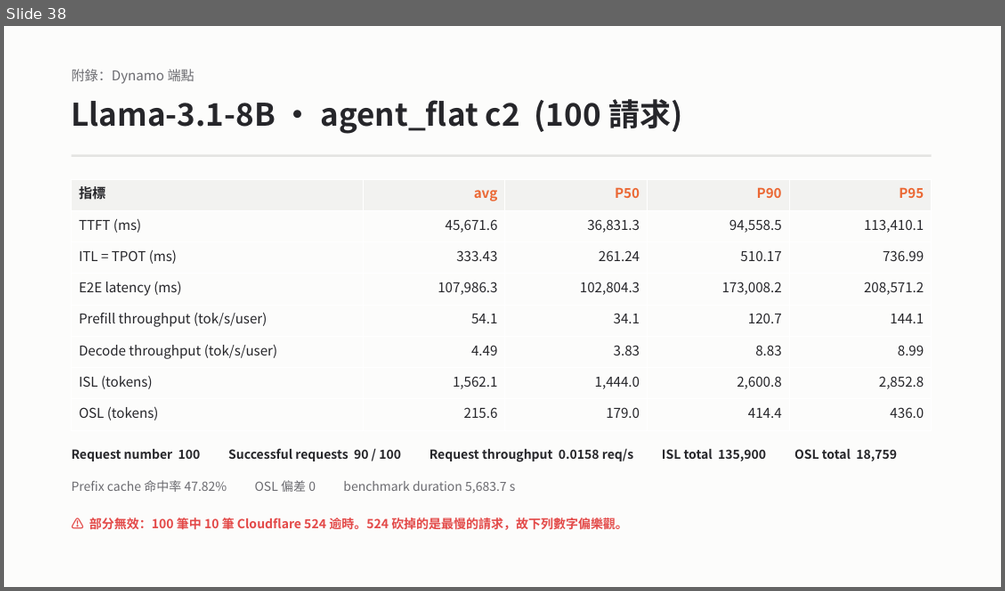
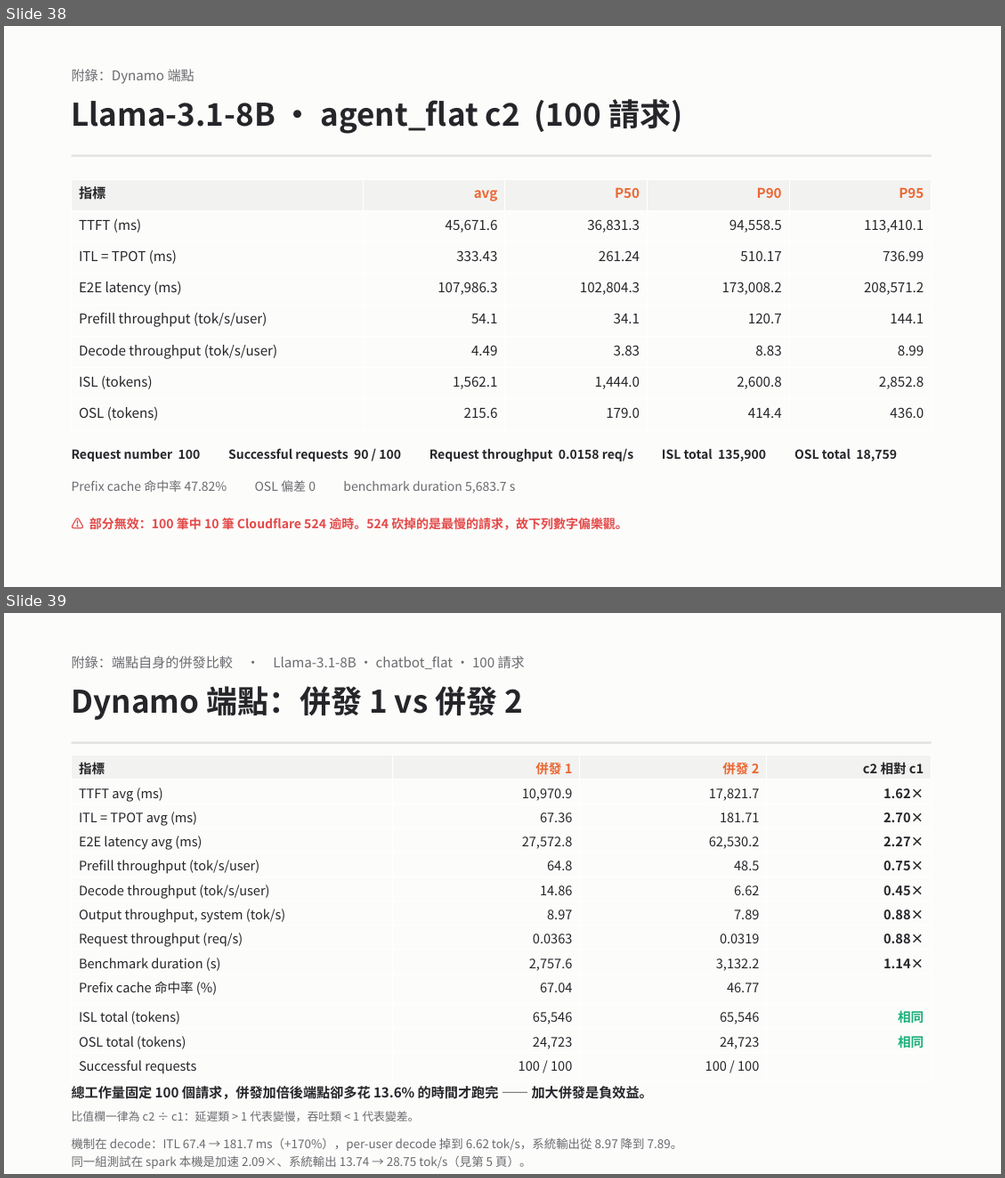
Before and after one commit to anud18/qwen36-vllm-aiperf-benchmark, a slide deck: results/nvfp4/optimumxt_findings.pptx. Shown one above the other, each under a label of ours: slide 38 before the commit, slides 38 and 39 after it. The pictures are 1005x591 and 1005x1178 pixels, drawn with LibreOffice and Linux fonts; fonts in the diff are those of the drawing. Boxes give left, top, right and bottom in pixels: in the first picture for what was removed or moved away, otherwise in the second. Text is boxed around its words. In the diff, an @@ line names an element or a change of style, - is before the commit and + after.

```diff
--- a/results/nvfp4/optimumxt_findings.pptx
+++ b/results/nvfp4/optimumxt_findings.pptx
@@ slide 39 added at (x1=4, y1=613, x2=1001, y2=1174), background #FCFCFB @@
@@ text added at (x1=72, y1=656, x2=525, y2=669), 13 pt, text #6B6B70 @@
+附錄：端點自身的併發比較 · Llama-3.1-8B · chatbot_flat · 100 請求
@@ text added at (x1=72, y1=686, x2=523, y2=720), 30 pt, text #26262A, bold @@
+Dynamo 端點：併發 1 vs 併發 2
@@ rectangle added at (x1=72, y1=742, x2=931, y2=744), fill #E4E4E2 @@
@@ table added at (x1=72, y1=755, x2=931, y2=1078), 13 rows, 4 columns @@
+指標 | 併發 1 | 併發 2 | c2 相對 c1
+TTFT avg (ms) | 10,970.9 | 17,821.7 | 1.62×
+ITL = TPOT avg (ms) | 67.36 | 181.71 | 2.70×
+E2E latency avg (ms) | 27,572.8 | 62,530.2 | 2.27×
+Prefill throughput (tok/s/user) | 64.8 | 48.5 | 0.75×
+Decode throughput (tok/s/user) | 14.86 | 6.62 | 0.45×
+Output throughput, system (tok/s) | 8.97 | 7.89 | 0.88×
+Request throughput (req/s) | 0.0363 | 0.0319 | 0.88×
+Benchmark duration (s) | 2,757.6 | 3,132.2 | 1.14×
+Prefix cache 命中率 (%) | 67.04 | 46.77 | 
+ISL total (tokens) | 65,546 | 65,546 | 相同
+OSL total (tokens) | 24,723 | 24,723 | 相同
+Successful requests | 100 / 100 | 100 / 100 | 
@@ text added at (x1=72, y1=1086, x2=653, y2=1099), 13 pt, text #26262A, bold @@
+總工作量固定 100 個請求，併發加倍後端點卻多花 13.6% 的時間才跑完 —— 加大併發是負效益。
@@ text added at (x1=72, y1=1111, x2=419, y2=1121), 11 pt, text #6B6B70 @@
+比值欄一律為 c2 ÷ c1：延遲類 > 1 代表變慢，吞吐類 < 1 代表變差。
@@ text added at (x1=72, y1=1137, x2=683, y2=1168), 11.5 pt, text #6B6B70 @@
+機制在 decode：ITL 67.4 → 181.7 ms（+170%），per-user decode 掉到 6.62 tok/s，系統輸出從 8.97 降到 7.89。
+同一組測試在 spark 本機是加速 2.09×、系統輸出 13.74 → 28.75 tok/s（見第 5 頁）。
```
Also in this commit, not shown: 1 other slide added, 2 other files.
